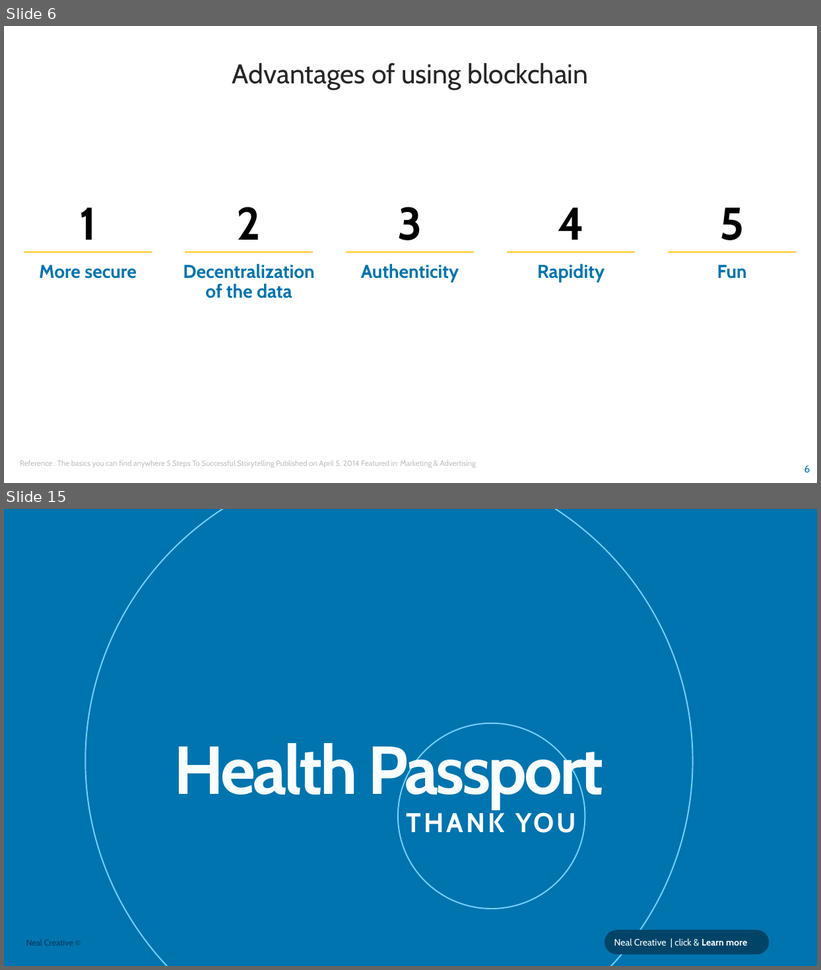
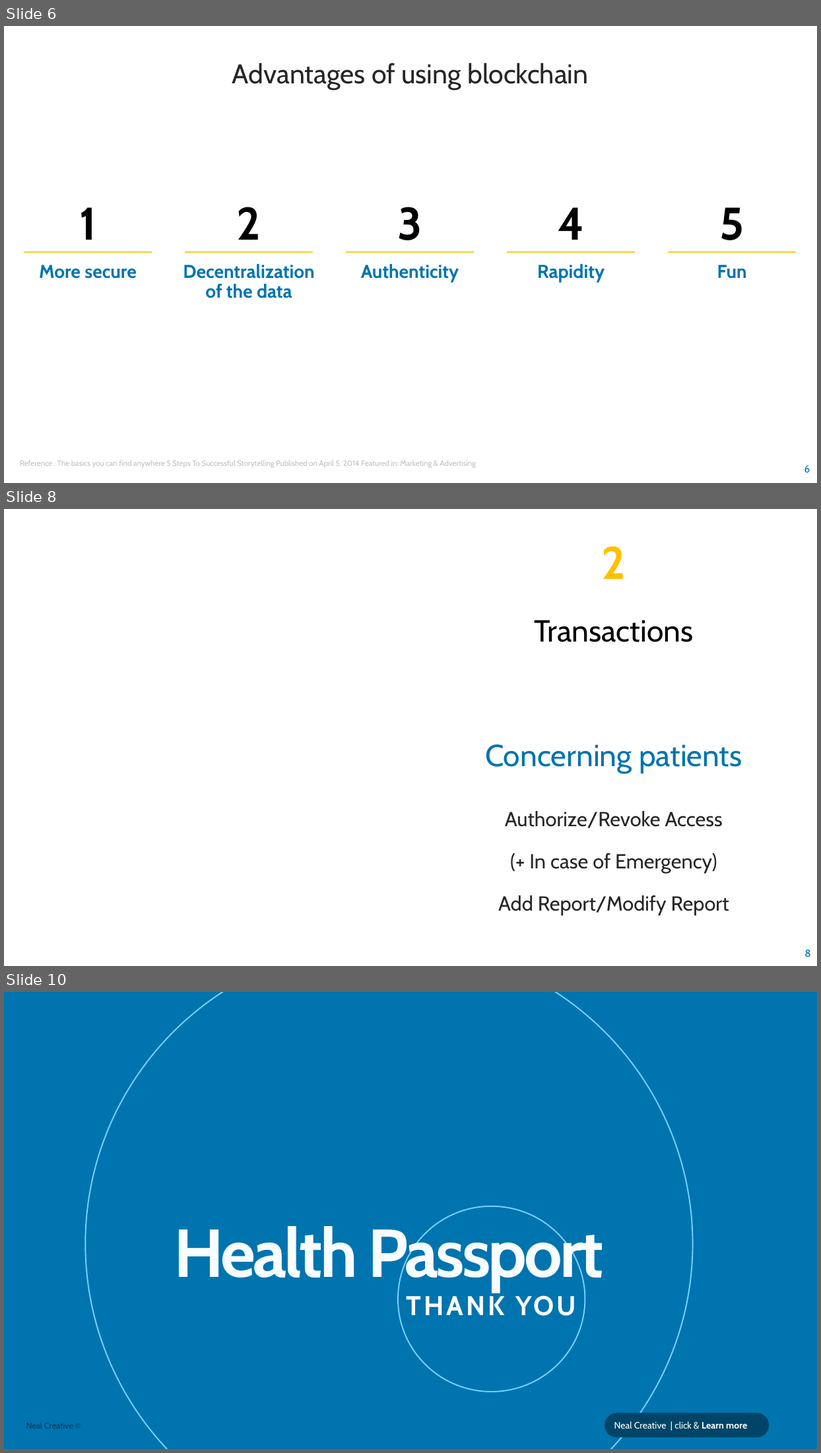
Before and after one commit to amaury-mercier/hackathon_blockchain, a slide deck: Hackathon Blockchain bis.pptx. Shown one above the other, each under a label of ours: slides 6 and 15 before the commit, slides 6, 8 and 10 after it; the slides between them are not shown. The pictures are 821x970 and 821x1453 pixels, drawn with LibreOffice and Linux fonts; fonts in the diff are those of the drawing; background and template pictures are left out. Boxes give left, top, right and bottom in pixels: in the first picture for what was removed or moved away, otherwise in the second. Text is boxed around its words. In the diff, an @@ line names an element or a change of style, - is before the commit and + after.

```diff
--- a/Hackathon Blockchain bis.pptx
+++ b/Hackathon Blockchain bis.pptx
@@ slide 8 added at <box>4,509,817,966</box>, background #FFFFFF @@
@@ text added at <box>602,546,626,579</box>, 54 pt, text #FFC000, bold @@
+2
@@ text added at <box>534,620,693,642</box>, 36 pt, text #000000 @@
+Transactions
@@ text added at <box>485,745,743,916</box>, 24 pt, text #262626 @@
+Concerning patients
+    Authorize/Revoke Access
+    (+ In case of Emergency)
+    Add Report/Modify Report
@@ page number added at <box>805,950,811,957</box>, 12 pt, text #0074AF @@
+8
@@ what was slide 15 is now slide 10 @@
```
Also in this commit, not shown: 2 other slides added, 8 slides removed.
